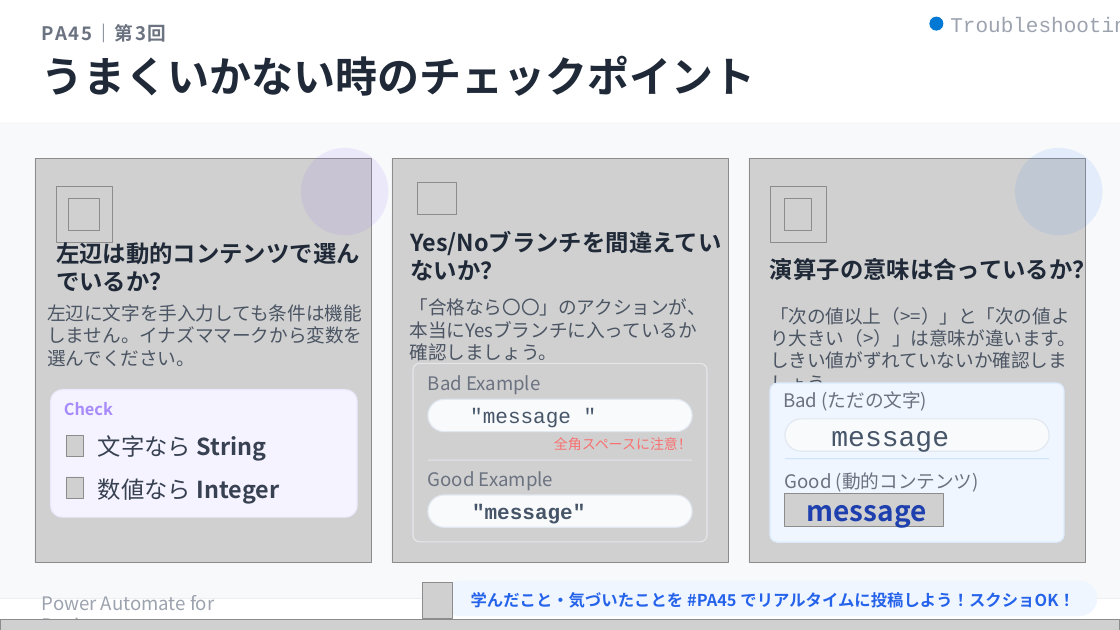
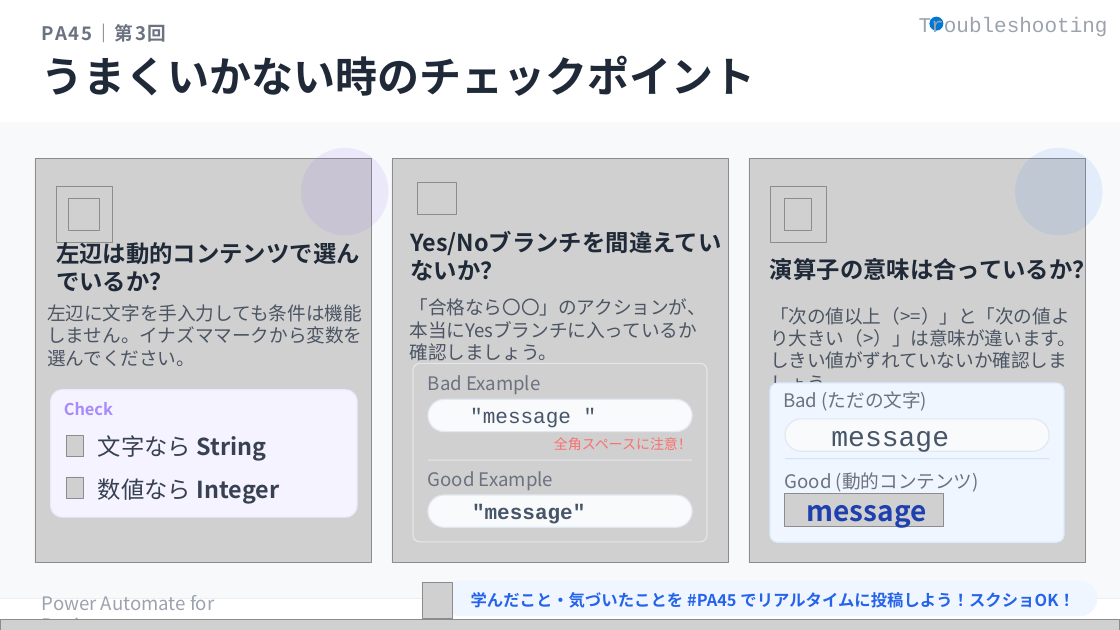
Before and after one commit to Haru-PowerPlatform/pa45, a slide deck: slide 10 of assets/pa45/P003_PA45_条件分岐_20260401.pptx. Drawn at 1120x630 pixels with LibreOffice and Linux fonts; fonts in the diff are those of the drawing; grey boxes stand for pictures; background and template pictures are left out. Boxes give left, top, right and bottom in pixels: in the first picture for what was removed or moved away, otherwise in the second. Text is boxed around its words. In the diff, an @@ line names an element or a change of style, - is before the commit and + after.

```diff
--- a/assets/pa45/P003_PA45_条件分岐_20260401.pptx
+++ b/assets/pa45/P003_PA45_条件分岐_20260401.pptx
@@ text "Troubleshooting" rewrapped from bbox=[950, 9, 1120, 37] to bbox=[919, 17, 1108, 36] @@
```
Also in this commit, not shown: 4 other slides changed, 1 other file.
